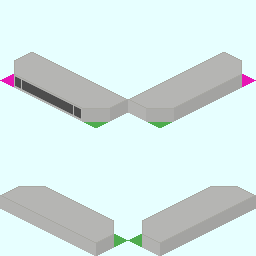
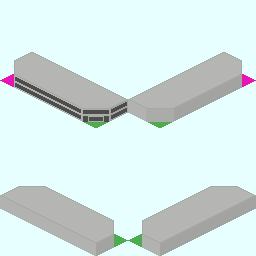
Layered file, before and after one edit (256x256). Changes by layer:
painted on "Base_Plate_1x3.png" over [15, 76, 127, 122]
